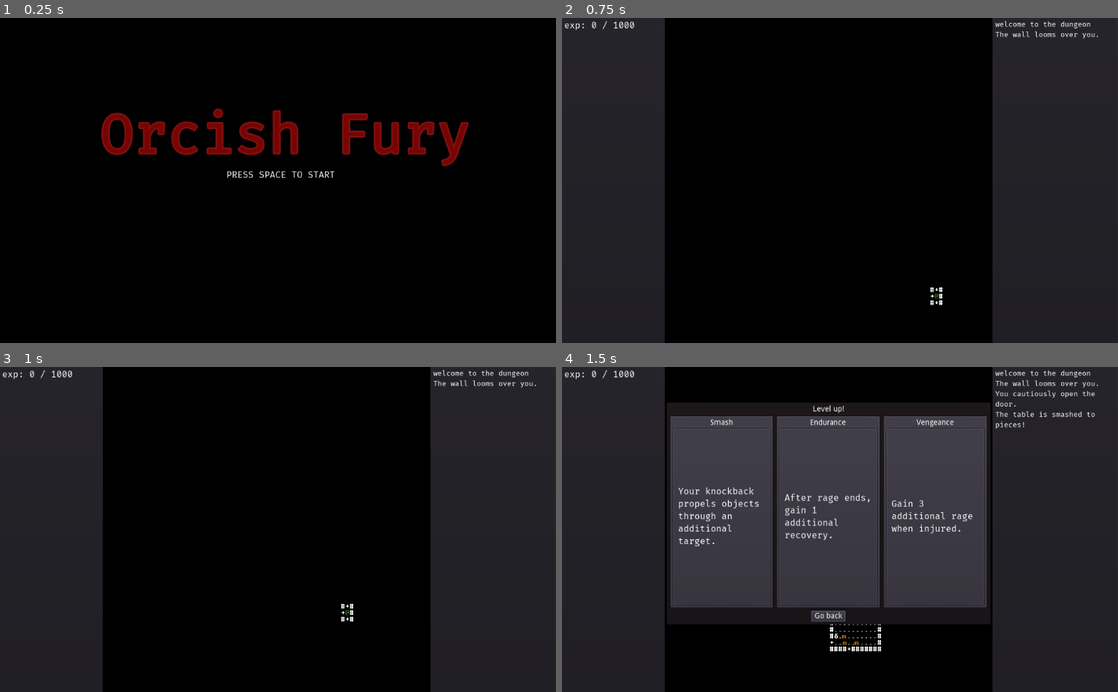
Above: before the commit, frames 1-4 (two rows, left to right).
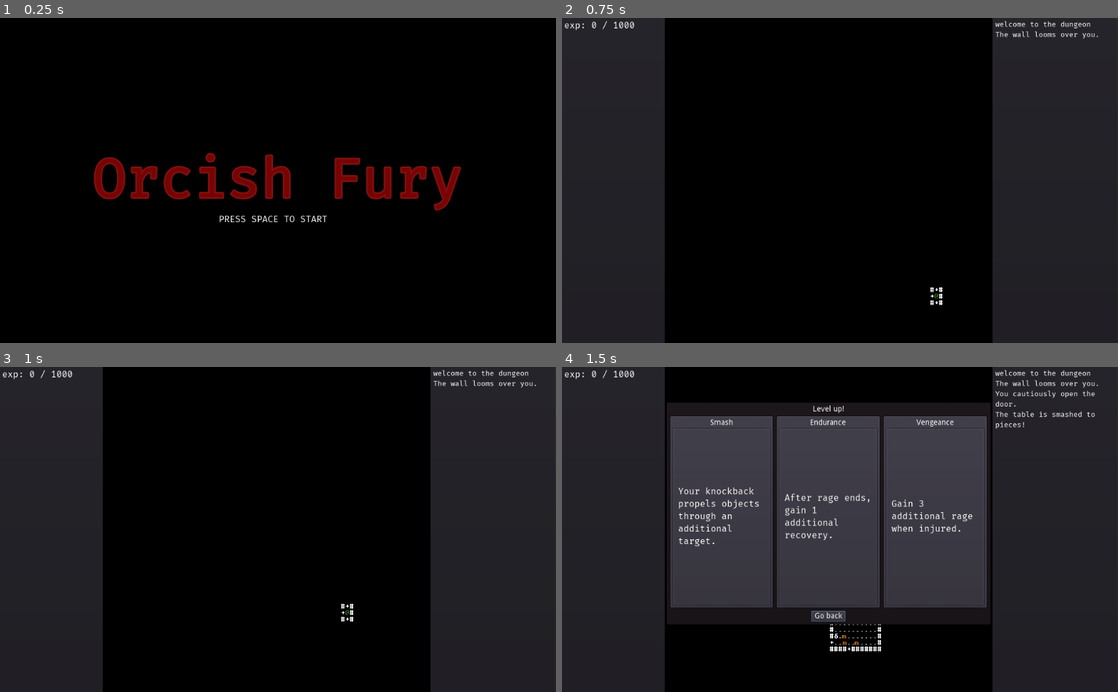
Above: after the commit, the same moments.

Repository: redxaxder/7DRL2022
Game: Godot game, scene res://scenes/root.tscn
Two runs of this game, one before a commit and one after it. Both use one fixed random seed, a clock stepped at 60 frames per second and the inputs below.
Inputs:
- Up to frame 1 (0.25 s): no input
- Up to frame 2 (0.75 s): tap Space (action) at 0.5 s; hold Right (right) from 0.53 s (still down); hold Space (action) from 0.53 s (still down)
- Up to frame 3 (1 s): keep holding Right (right); keep holding Space (action)
- Up to frame 4 (1.5 s): release Right (right) at 1.28 s; release Space (action) at 1.28 s; hold Down (down) from 1.28 s (still down); tap Enter (level_up) at 1.35 s

The runs differ from the first frame. In frame 1, 7.0% of the frame differs, in the area x 16-85%, y 27-63%; in frame 2, nothing differs; in frame 3, nothing differs; in frame 4, nothing differs.

Commit message:
wizards!

Diff:
--- a/lib/mob.gd
+++ b/lib/mob.gd
@@ -4,6 +4,7 @@
 
 var pc_dijkstra: Dijkstra
 var wander_dijkstra: Dijkstra
+var ortho_dijkstra: Dijkstra
 
 signal killed_by_pc(label)
 
@@ -27,14 +28,19 @@
 	else:
 		die(dir)
 
-func seek_to_player(run_away: bool = false) -> Vector2:
+func seek_to_player(run_away: bool = false, ortho_seek: bool = false) -> Vector2:
 	# find the smallest direction in the d_map
+	var d_map
+	if ortho_seek:
+		d_map = ortho_dijkstra
+	else:
+		d_map = pc_dijkstra
 	var e = get_pos()
-	var best_val = pc_dijkstra.d_score(e)
+	var best_val = d_map.d_score(e)
 	var candidates = [e, Vector2(e.x + 1, e.y), Vector2(e.x, e.y + 1), Vector2(e.x - 1, e.y), Vector2(e.x, e.y - 1)]
 	var scores = []
 	for c in candidates:
-		var t = pc_dijkstra.d_score(c)
+		var t = d_map.d_score(c)
 		scores.append(t)
 		if t:
 			if run_away:
--- a/project.godot
+++ b/project.godot
@@ -165,84 +165,84 @@
 
 ui_select={
 "deadzone": 0.5,
-"events": [ Object(InputEventKey,"resource_local_to_scene":false,"resource_name":"","device":0,"alt":false,"shift":false,"control":false,"meta":false,"command":false,"pressed":false,"scancode":32,"unicode":0,"echo":false,"script":null)
+"events": [ Object(InputEventKey,"resource_local_to_scene":false,"resource_name":"","device":0,"alt":false,"shift":false,"control":false,"meta":false,"command":false,"pressed":false,"scancode":32,"physical_scancode":0,"unicode":0,"echo":false,"script":null)
 , Object(InputEventJoypadButton,"resource_local_to_scene":false,"resource_name":"","device":0,"button_index":3,"pressure":0.0,"pressed":false,"script":null)
-, Object(InputEventKey,"resource_local_to_scene":false,"resource_name":"","device":0,"alt":false,"shift":false,"control":false,"meta":false,"command":false,"pressed":false,"scancode":16777221,"unicode":0,"echo":false,"script":null)
+, Object(InputEventKey,"resource_local_to_scene":false,"resource_name":"","device":0,"alt":false,"shift":false,"control":false,"meta":false,"command":false,"pressed":false,"scancode":16777221,"physical_scancode":0,"unicode":0,"echo":false,"script":null)
  ]
 }
 ui_left={
 "deadzone": 0.5,
-"events": [ Object(InputEventKey,"resource_local_to_scene":false,"resource_name":"","device":0,"alt":false,"shift":false,"control":false,"meta":false,"command":false,"pressed":false,"scancode":16777231,"unicode":0,"echo":false,"script":null)
+"events": [ Object(InputEventKey,"resource_local_to_scene":false,"resource_name":"","device":0,"alt":false,"shift":false,"control":false,"meta":false,"command":false,"pressed":false,"scancode":16777231,"physical_scancode":0,"unicode":0,"echo":false,"script":null)
 , Object(InputEventJoypadButton,"resource_local_to_scene":false,"resource_name":"","device":0,"button_index":14,"pressure":0.0,"pressed":false,"script":null)
-, Object(InputEventKey,"resource_local_to_scene":false,"resource_name":"","device":0,"alt":false,"shift":false,"control":false,"meta":false,"command":false,"pressed":false,"scancode":65,"unicode":0,"echo":false,"script":null)
-, Object(InputEventKey,"resource_local_to_scene":false,"resource_name":"","device":0,"alt":false,"shift":false,"control":false,"meta":false,"command":false,"pressed":false,"scancode":72,"unicode":0,"echo":false,"script":null)
+, Object(InputEventKey,"resource_local_to_scene":false,"resource_name":"","device":0,"alt":false,"shift":false,"control":false,"meta":false,"command":false,"pressed":false,"scancode":65,"physical_scancode":0,"unicode":0,"echo":false,"script":null)
+, Object(InputEventKey,"resource_local_to_scene":false,"resource_name":"","device":0,"alt":false,"shift":false,"control":false,"meta":false,"command":false,"pressed":false,"scancode":72,"physical_scancode":0,"unicode":0,"echo":false,"script":null)
  ]
 }
 ui_right={
 "deadzone": 0.5,
-"events": [ Object(InputEventKey,"resource_local_to_scene":false,"resource_name":"","device":0,"alt":false,"shift":false,"control":false,"meta":false,"command":false,"pressed":false,"scancode":16777233,"unicode":0,"echo":false,"script":null)
+"events": [ Object(InputEventKey,"resource_local_to_scene":false,"resource_name":"","device":0,"alt":false,"shift":false,"control":false,"meta":false,"command":false,"pressed":false,"scancode":16777233,"physical_scancode":0,"unicode":0,"echo":false,"script":null)
 , Object(InputEventJoypadButton,"resource_local_to_scene":false,"resource_name":"","device":0,"button_index":15,"pressure":0.0,"pressed":false,"script":null)
-, Object(InputEventKey,"resource_local_to_scene":false,"resource_name":"","device":0,"alt":false,"shift":false,"control":false,"meta":false,"command":false,"pressed":false,"scancode":68,"unicode":0,"echo":false,"script":null)
-, Object(InputEventKey,"resource_local_to_scene":false,"resource_name":"","device":0,"alt":false,"shift":false,"control":false,"meta":false,"command":false,"pressed":false,"scancode":76,"unicode":0,"echo":false,"script":null)
+, Object(InputEventKey,"resource_local_to_scene":false,"resource_name":"","device":0,"alt":false,"shift":false,"control":false,"meta":false,"command":false,"pressed":false,"scancode":68,"physical_scancode":0,"unicode":0,"echo":false,"script":null)
+, Object(InputEventKey,"resource_local_to_scene":false,"resource_name":"","device":0,"alt":false,"shift":false,"control":false,"meta":false,"command":false,"pressed":false,"scancode":76,"physical_scancode":0,"unicode":0,"echo":false,"script":null)
  ]
 }
 ui_up={
 "deadzone": 0.5,
-"events": [ Object(InputEventKey,"resource_local_to_scene":false,"resource_name":"","device":0,"alt":false,"shift":false,"control":false,"meta":false,"command":false,"pressed":false,"scancode":16777232,"unicode":0,"echo":false,"script":null)
+"events": [ Object(InputEventKey,"resource_local_to_scene":false,"resource_name":"","device":0,"alt":false,"shift":false,"control":false,"meta":false,"command":false,"pressed":false,"scancode":16777232,"physical_scancode":0,"unicode":0,"echo":false,"script":null)
 , Object(InputEventJoypadButton,"resource_local_to_scene":false,"resource_name":"","device":0,"button_index":12,"pressure":0.0,"pressed":false,"script":null)
-, Object(InputEventKey,"resource_local_to_scene":false,"resource_name":"","device":0,"alt":false,"shift":false,"control":false,"meta":false,"command":false,"pressed":false,"scancode":87,"unicode":0,"echo":false,"script":null)
-, Object(InputEventKey,"resource_local_to_scene":false,"resource_name":"","device":0,"alt":false,"shift":false,"control":false,"meta":false,"command":false,"pressed":false,"scancode":75,"unicode":0,"echo":false,"script":null)
+, Object(InputEventKey,"resource_local_to_scene":false,"resource_name":"","device":0,"alt":false,"shift":false,"control":false,"meta":false,"command":false,"pressed":false,"scancode":87,"physical_scancode":0,"unicode":0,"echo":false,"script":null)
+, Object(InputEventKey,"resource_local_to_scene":false,"resource_name":"","device":0,"alt":false,"shift":false,"control":false,"meta":false,"command":false,"pressed":false,"scancode":75,"physical_scancode":0,"unicode":0,"echo":false,"script":null)
  ]
 }
 ui_down={
 "deadzone": 0.5,
-"events": [ Object(InputEventKey,"resource_local_to_scene":false,"resource_name":"","device":0,"alt":false,"shift":false,"control":false,"meta":false,"command":false,"pressed":false,"scancode":16777234,"unicode":0,"echo":false,"script":null)
+"events": [ Object(InputEventKey,"resource_local_to_scene":false,"resource_name":"","device":0,"alt":false,"shift":false,"control":false,"meta":false,"command":false,"pressed":false,"scancode":16777234,"physical_scancode":0,"unicode":0,"echo":false,"script":null)
 , Object(InputEventJoypadButton,"resource_local_to_scene":false,"resource_name":"","device":0,"button_index":13,"pressure":0.0,"pressed":false,"script":null)
-, Object(InputEventKey,"resource_local_to_scene":false,"resource_name":"","device":0,"alt":false,"shift":false,"control":false,"meta":false,"command":false,"pressed":false,"scancode":83,"unicode":0,"echo":false,"script":null)
-, Object(InputEventKey,"resource_local_to_scene":false,"resource_name":"","device":0,"alt":false,"shift":false,"control":false,"meta":false,"command":false,"pressed":false,"scancode":74,"unicode":0,"echo":false,"script":null)
+, Object(InputEventKey,"resource_local_to_scene":false,"resource_name":"","device":0,"alt":false,"shift":false,"control":false,"meta":false,"command":false,"pressed":false,"scancode":83,"physical_scancode":0,"unicode":0,"echo":false,"script":null)
+, Object(InputEventKey,"resource_local_to_scene":false,"resource_name":"","device":0,"alt":false,"shift":false,"control":false,"meta":false,"command":false,"pressed":false,"scancode":74,"physical_scancode":0,"unicode":0,"echo":false,"script":null)
  ]
 }
 up={
 "deadzone": 0.5,
-"events": [ Object(InputEventKey,"resource_local_to_scene":false,"resource_name":"","device":0,"alt":false,"shift":false,"control":false,"meta":false,"command":false,"pressed":false,"scancode":16777232,"unicode":0,"echo":false,"script":null)
-, Object(InputEventKey,"resource_local_to_scene":false,"resource_name":"","device":0,"alt":false,"shift":false,"control":false,"meta":false,"command":false,"pressed":false,"scancode":75,"unicode":0,"echo":false,"script":null)
-, Object(InputEventKey,"resource_local_to_scene":false,"resource_name":"","device":0,"alt":false,"shift":false,"control":false,"meta":false,"command":false,"pressed":false,"scancode":87,"unicode":0,"echo":false,"script":null)
+"events": [ Object(InputEventKey,"resource_local_to_scene":false,"resource_name":"","device":0,"alt":false,"shift":false,"control":false,"meta":false,"command":false,"pressed":false,"scancode":16777232,"physical_scancode":0,"unicode":0,"echo":false,"script":null)
+, Object(InputEventKey,"resource_local_to_scene":false,"resource_name":"","device":0,"alt":false,"shift":false,"control":false,"meta":false,"command":false,"pressed":false,"scancode":75,"physical_scancode":0,"unicode":0,"echo":false,"script":null)
+, Object(InputEventKey,"resource_local_to_scene":false,"resource_name":"","device":0,"alt":false,"shift":false,"control":false,"meta":false,"command":false,"pressed":false,"scancode":87,"physical_scancode":0,"unicode":0,"echo":false,"script":null)
  ]
 }
 down={
 "deadzone": 0.5,
-"events": [ Object(InputEventKey,"resource_local_to_scene":false,"resource_name":"","device":0,"alt":false,"shift":false,"control":false,"meta":false,"command":false,"pressed":false,"scancode":16777234,"unicode":0,"echo":false,"script":null)
-, Object(InputEventKey,"resource_local_to_scene":false,"resource_name":"","device":0,"alt":false,"shift":false,"control":false,"meta":false,"command":false,"pressed":false,"scancode":74,"unicode":0,"echo":false,"script":null)
-, Object(InputEventKey,"resource_local_to_scene":false,"resource_name":"","device":0,"alt":false,"shift":false,"control":false,"meta":false,"command":false,"pressed":false,"scancode":83,"unicode":0,"echo":false,"script":null)
+"events": [ Object(InputEventKey,"resource_local_to_scene":false,"resource_name":"","device":0,"alt":false,"shift":false,"control":false,"meta":false,"command":false,"pressed":false,"scancode":16777234,"physical_scancode":0,"unicode":0,"echo":false,"script":null)
+, Object(InputEventKey,"resource_local_to_scene":false,"resource_name":"","device":0,"alt":false,"shift":false,"control":false,"meta":false,"command":false,"pressed":false,"scancode":74,"physical_scancode":0,"unicode":0,"echo":false,"script":null)
+, Object(InputEventKey,"resource_local_to_scene":false,"resource_name":"","device":0,"alt":false,"shift":false,"control":false,"meta":false,"command":false,"pressed":false,"scancode":83,"physical_scancode":0,"unicode":0,"echo":false,"script":null)
  ]
 }
 left={
 "deadzone": 0.5,
-"events": [ Object(InputEventKey,"resource_local_to_scene":false,"resource_name":"","device":0,"alt":false,"shift":false,"control":false,"meta":false,"command":false,"pressed":false,"scancode":16777231,"unicode":0,"echo":false,"script":null)
-, Object(InputEventKey,"resource_local_to_scene":false,"resource_name":"","device":0,"alt":false,"shift":false,"control":false,"meta":false,"command":false,"pressed":false,"scancode":72,"unicode":0,"echo":false,"script":null)
-, Object(InputEventKey,"resource_local_to_scene":false,"resource_name":"","device":0,"alt":false,"shift":false,"control":false,"meta":false,"command":false,"pressed":false,"scancode":65,"unicode":0,"echo":false,"script":null)
+"events": [ Object(InputEventKey,"resource_local_to_scene":false,"resource_name":"","device":0,"alt":false,"shift":false,"control":false,"meta":false,"command":false,"pressed":false,"scancode":16777231,"physical_scancode":0,"unicode":0,"echo":false,"script":null)
+, Object(InputEventKey,"resource_local_to_scene":false,"resource_name":"","device":0,"alt":false,"shift":false,"control":false,"meta":false,"command":false,"pressed":false,"scancode":72,"physical_scancode":0,"unicode":0,"echo":false,"script":null)
+, Object(InputEventKey,"resource_local_to_scene":false,"resource_name":"","device":0,"alt":false,"shift":false,"control":false,"meta":false,"command":false,"pressed":false,"scancode":65,"physical_scancode":0,"unicode":0,"echo":false,"script":null)
  ]
 }
 right={
 "deadzone": 0.5,
-"events": [ Object(InputEventKey,"resource_local_to_scene":false,"resource_name":"","device":0,"alt":false,"shift":false,"control":false,"meta":false,"command":false,"pressed":false,"scancode":16777233,"unicode":0,"echo":false,"script":null)
-, Object(InputEventKey,"resource_local_to_scene":false,"resource_name":"","device":0,"alt":false,"shift":false,"control":false,"meta":false,"command":false,"pressed":false,"scancode":76,"unicode":0,"echo":false,"script":null)
-, Object(InputEventKey,"resource_local_to_scene":false,"resource_name":"","device":0,"alt":false,"shift":false,"control":false,"meta":false,"command":false,"pressed":false,"scancode":68,"unicode":0,"echo":false,"script":null)
+"events": [ Object(InputEventKey,"resource_local_to_scene":false,"resource_name":"","device":0,"alt":false,"shift":false,"control":false,"meta":false,"command":false,"pressed":false,"scancode":16777233,"physical_scancode":0,"unicode":0,"echo":false,"script":null)
+, Object(InputEventKey,"resource_local_to_scene":false,"resource_name":"","device":0,"alt":false,"shift":false,"control":false,"meta":false,"command":false,"pressed":false,"scancode":76,"physical_scancode":0,"unicode":0,"echo":false,"script":null)
+, Object(InputEventKey,"resource_local_to_scene":false,"resource_name":"","device":0,"alt":false,"shift":false,"control":false,"meta":false,"command":false,"pressed":false,"scancode":68,"physical_scancode":0,"unicode":0,"echo":false,"script":null)
  ]
 }
 pass={
 "deadzone": 0.5,
-"events": [ Object(InputEventKey,"resource_local_to_scene":false,"resource_name":"","device":0,"alt":false,"shift":false,"control":false,"meta":false,"command":false,"pressed":false,"scancode":46,"unicode":0,"echo":false,"script":null)
+"events": [ Object(InputEventKey,"resource_local_to_scene":false,"resource_name":"","device":0,"alt":false,"shift":false,"control":false,"meta":false,"command":false,"pressed":false,"scancode":46,"physical_scancode":0,"unicode":0,"echo":false,"script":null)
  ]
 }
 action={
 "deadzone": 0.5,
-"events": [ Object(InputEventKey,"resource_local_to_scene":false,"resource_name":"","device":0,"alt":false,"shift":false,"control":false,"meta":false,"command":false,"pressed":false,"scancode":32,"unicode":0,"echo":false,"script":null)
+"events": [ Object(InputEventKey,"resource_local_to_scene":false,"resource_name":"","device":0,"alt":false,"shift":false,"control":false,"meta":false,"command":false,"pressed":false,"scancode":32,"physical_scancode":0,"unicode":0,"echo":false,"script":null)
  ]
 }
 level_up={
 "deadzone": 0.5,
-"events": [ Object(InputEventKey,"resource_local_to_scene":false,"resource_name":"","device":0,"alt":false,"shift":false,"control":false,"meta":false,"command":false,"pressed":false,"scancode":16777221,"unicode":0,"echo":false,"script":null)
+"events": [ Object(InputEventKey,"resource_local_to_scene":false,"resource_name":"","device":0,"alt":false,"shift":false,"control":false,"meta":false,"command":false,"pressed":false,"scancode":16777221,"physical_scancode":0,"unicode":0,"echo":false,"script":null)
  ]
 }
 
--- a/scenes/DeathModal.tscn
+++ b/scenes/DeathModal.tscn
@@ -4,7 +4,7 @@
 [ext_resource path="res://resources/FiraCode-Regular.ttf" type="DynamicFontData" id=2]
 
 [sub_resource type="DynamicFont" id=1]
-size = 72
+size = 100
 outline_size = 3
 outline_color = Color( 0.501961, 0.0666667, 0.0666667, 1 )
 font_data = ExtResource( 2 )
@@ -24,12 +24,9 @@
 margin_top = 15.0
 margin_right = 265.0
 margin_bottom = 139.0
+custom_colors/font_color = Color( 0.470588, 0.0117647, 0.0117647, 1 )
 custom_fonts/font = SubResource( 1 )
-custom_colors/font_color = Color( 0.470588, 0.0117647, 0.0117647, 1 )
 text = "You have died"
-__meta__ = {
-"_edit_use_anchors_": false
-}
 
 [node name="title2" type="Label" parent="splash/title"]
 anchor_left = 0.5
--- a/scenes/director.gd
+++ b/scenes/director.gd
@@ -11,6 +11,7 @@
 var scheduler
 var pc_dijkstra
 var wander_dijkstra
+var ortho_dijkstra
 var exits: Array = []
 var king_spawned: bool = false
 
@@ -21,12 +22,14 @@
 const ranger_scene: PackedScene = preload("res://sprites/ranger.tscn")
 const archaeologist_scene: PackedScene = preload("res://sprites/archaeologist.tscn")
 const king_scene: PackedScene = preload("res://sprites/king.tscn")
+const wizard_scene: PackedScene = preload("res://sprites/wizard.tscn")
 const enemies: Array = [ \
-		{ "scene": knight_scene, "min_depth": 1,"weight": 2 }, \
-		{ "scene": monk_scene, "min_depth": 1,"weight": 2 }, \
-		{ "scene": samurai_scene, "min_depth": 2,"weight": 3 }, \
-		{ "scene": ranger_scene, "min_depth": 2,"weight": 2 }, \
-		{ "scene": archaeologist_scene, "min_depth": 3,"weight": 1 }, \
+		{ "scene": knight_scene, "min_depth": 1,"weight": 2 },
+		{ "scene": monk_scene, "min_depth": 1,"weight": 2 },
+		{ "scene": samurai_scene, "min_depth": 2,"weight": 3 },
+		{ "scene": ranger_scene, "min_depth": 2,"weight": 2 },
+		{ "scene": archaeologist_scene, "min_depth": 3,"weight": 1 },
+		{ "scene": wizard_scene, "min_depth": 2, "weight": 1}
 	]
 
 const pickup_scene: PackedScene = preload("res://pickups/pickup.tscn")
@@ -48,13 +51,14 @@
 var populated_rooms = {}
 
 func _init(p,
-t,
-ls: LocationService,
-cl: CombatLog,
-n: Node,
-s,
-pcd: Dijkstra,
-wd: Dijkstra):
+		t,
+		ls: LocationService,
+		cl: CombatLog,
+		n: Node,
+		s,
+		pcd: Dijkstra,
+		wd: Dijkstra,
+		od):
 	pc = p
 	terrain = t
 	locationService = ls
@@ -63,6 +67,7 @@
 	scheduler = s
 	pc_dijkstra = pcd
 	wander_dijkstra = wd
+	ortho_dijkstra = od
 	randomize()
 
 const area_targets = [2000,2000,4000,6000,10000,18000]
@@ -80,12 +85,16 @@
 		selector = selector - (selector % 100) + 100
 	return selector
 
+func refresh_pc_dijkstras():
+	pc_dijkstra.refresh()
+	ortho_dijkstra.refresh()
+
 func load_next_map():
 	populated_rooms = {}
 	exits = []
 	var map_id = decide_map(level)
 	terrain.load_map(map_id, level)
-	pc_dijkstra.refresh()
+	refresh_pc_dijkstras()
 	area_seen += terrain.width * terrain.height
 	var starting_room: Vector3 = Vector3(10000,10000,100000)
 	for room in terrain.map.rooms:
@@ -206,6 +215,7 @@
 		mob.locationService = locationService
 		mob.pc_dijkstra = pc_dijkstra
 		mob.wander_dijkstra = wander_dijkstra
+		mob.ortho_dijkstra = ortho_dijkstra
 		mob.set_pos(pos)
 		parent.add_child(mob)
 		return mob
--- a/scenes/root.tscn
+++ b/scenes/root.tscn
@@ -23,16 +23,13 @@
 anchor_top = 0.5
 anchor_right = 0.5
 anchor_bottom = 0.5
-margin_left = -327.438
-margin_top = -143.857
-margin_right = 354.562
-margin_bottom = -19.8568
+margin_left = -341.0
+margin_top = -62.0001
+margin_right = 341.0
+margin_bottom = 62.0001
+custom_colors/font_color = Color( 0.470588, 0.0117647, 0.0117647, 1 )
 custom_fonts/font = SubResource( 1 )
-custom_colors/font_color = Color( 0.470588, 0.0117647, 0.0117647, 1 )
 text = "Orcish Fury"
-__meta__ = {
-"_edit_use_anchors_": false
-}
 
 [node name="title2" type="Label" parent="splash/title"]
 anchor_left = 0.5
--- a/scenes/run.gd
+++ b/scenes/run.gd
@@ -15,6 +15,7 @@
 var director: Director
 var pc_dijkstra: Dijkstra
 var wander_dijkstra: Dijkstra
+var ortho_dijkstra: Dijkstra
 
 signal end_player_turn()
 
@@ -39,7 +40,16 @@
 	pc.locationService = locationService
 	pc_dijkstra = Dijkstra.new(terrain, locationService)
 	wander_dijkstra = Dijkstra.new(terrain, locationService)
-	director = Director.new(pc, terrain, locationService, combatLog, self, scheduler, pc_dijkstra, wander_dijkstra)
+	ortho_dijkstra = Dijkstra.new(terrain, locationService)
+	director = Director.new(pc,
+		terrain,
+		locationService,
+		combatLog,
+		self,
+		scheduler,
+		pc_dijkstra,
+		wander_dijkstra,
+		ortho_dijkstra)
 	scheduler.register_actor(pc)
 	director.load_next_map()
 	connect(constants.END_PLAYER_TURN, scheduler, "_end_player_turn")
@@ -101,13 +111,23 @@
 				return
 			tick += 1
 			pc.tick()
-			pc_dijkstra.update([pc.get_pos()])
-			pc_dijkstra.tick()
-#			print("scheduler: {0}".format([scheduler.actors.keys().size()]))
-#			print("ls: {0}".format([locationService.__forward.keys().size()]))
+			update_pc_dijkstras()
 			update_status()
 			emit_signal(constants.END_PLAYER_TURN)
 			did_tempo = false
+
+func update_pc_dijkstras():
+	var pos = pc.get_pos()
+	pc_dijkstra.update([pos])
+	pc_dijkstra.tick()
+	var ortho_targets = []
+	for i in range(1, 6):
+		ortho_targets.push_back(pos + Vector2(i, 0))
+		ortho_targets.push_back(pos - Vector2(i, 0))
+		ortho_targets.push_back(pos + Vector2(0, i))
+		ortho_targets.push_back(pos - Vector2(0, i))
+	ortho_dijkstra.update(ortho_targets)
+	ortho_dijkstra.tick()
 
 func update_status():
 	var status_text = ""
--- a/sprites/archaeologist.gd
+++ b/sprites/archaeologist.gd
@@ -1,6 +1,6 @@
 extends Mob
 
-const mutter_chance: float = 0.001
+const mutter_chance: float = 0.01
 const wander_chance: float = 0.5
 
 func _ready():
--- /dev/null
+++ b/sprites/wizard.gd
@@ -0,0 +1,61 @@
+extends Mob
+
+var telegraph_timer: int = 2
+const telegraph_duration: int = 2
+var telegraphing: bool = false
+var cur_shot_cooldown: int = 0
+const shot_cooldown: int = 3
+const shot_range: int = 5
+
+const mutter_chance: float = 0.01
+
+func _ready():
+	label = "wizard"
+	._ready()
+
+func check_alignment():
+	var alignment = get_pos() - pc.get_pos()
+	return alignment.x == 0 or alignment.y == 0
+
+func on_turn():
+	if rand_range(0, 1) < mutter_chance:
+		combatLog.say("You hear snatches of drunken spellcasting.")
+	var pos = self.get_pos()
+	var dist = self.ortho_dijkstra.d_score(pos)
+	var aligned: bool = check_alignment()
+	if dist > shot_range or not aligned:
+		set_pos(self.seek_to_player(false, true))
+		cur_shot_cooldown = max(0, cur_shot_cooldown - 1)
+	if dist <= shot_range and aligned and not telegraphing:
+		# run away
+		if cur_shot_cooldown > 0:
+			cur_shot_cooldown -= 1
+			set_pos(self.seek_to_player(true, false))
+		# shoot
+		else:
+			combatLog.say("The wizard begins chanting.",20)
+			telegraphing = true
+			telegraph_timer = telegraph_duration
+	if telegraphing:
+		if telegraph_timer > 0:
+			telegraph_timer -= 1
+		else:
+			attack()
+
+func attack():
+	telegraphing = false
+	combatLog.say("A fireball erupts from the wizard's fingers!", 20)
+	var aligned = check_alignment()
+	var dist = self.ortho_dijkstra.d_score(get_pos())
+	if aligned and dist <= shot_range:
+		combatLog.say("The fireball slams into you!")
+		pc.injure()
+	else:
+		combatLog.say("The fireball misses.",  20)
+
+func _draw() -> void:
+	if telegraphing:
+		self.modulate = Color(0.75, 0.421875, 0)
+	else:
+		self.modulate = Color(1, 1, 1)
+	._draw()
--- /dev/null
+++ b/sprites/wizard.tscn
@@ -0,0 +1,23 @@
+[gd_scene load_steps=6 format=2]
+
+[ext_resource path="res://resources/curses_8_12.png" type="Texture" id=1]
+[ext_resource path="res://sprites/backstop.tscn" type="PackedScene" id=2]
+[ext_resource path="res://sprites/wizard.gd" type="Script" id=3]
+
+[sub_resource type="AtlasTexture" id=1]
+atlas = ExtResource( 1 )
+region = Rect2( 56, 84, 8, 12 )
+
+[sub_resource type="AtlasTexture" id=2]
+atlas = ExtResource( 1 )
+region = Rect2( 88, 156, 8, 12 )
+
+[node name="wizard" type="Sprite"]
+texture = SubResource( 1 )
+script = ExtResource( 3 )
+
+[node name="backstop" parent="." instance=ExtResource( 2 )]
+position = Vector2( 7.62939e-06, -3.8147e-06 )
+z_index = -1
+z_as_relative = true
+texture = SubResource( 2 )
